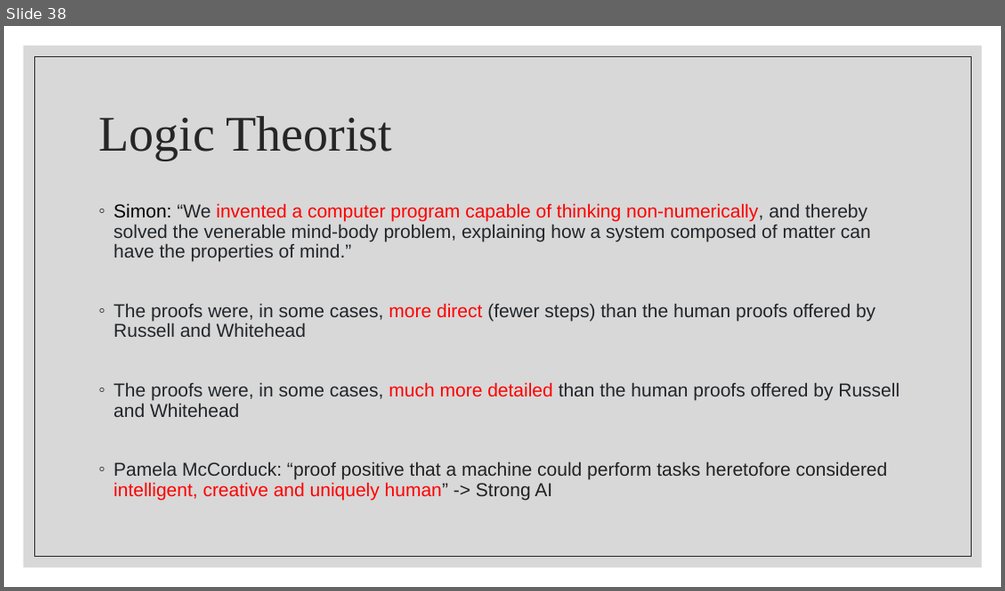
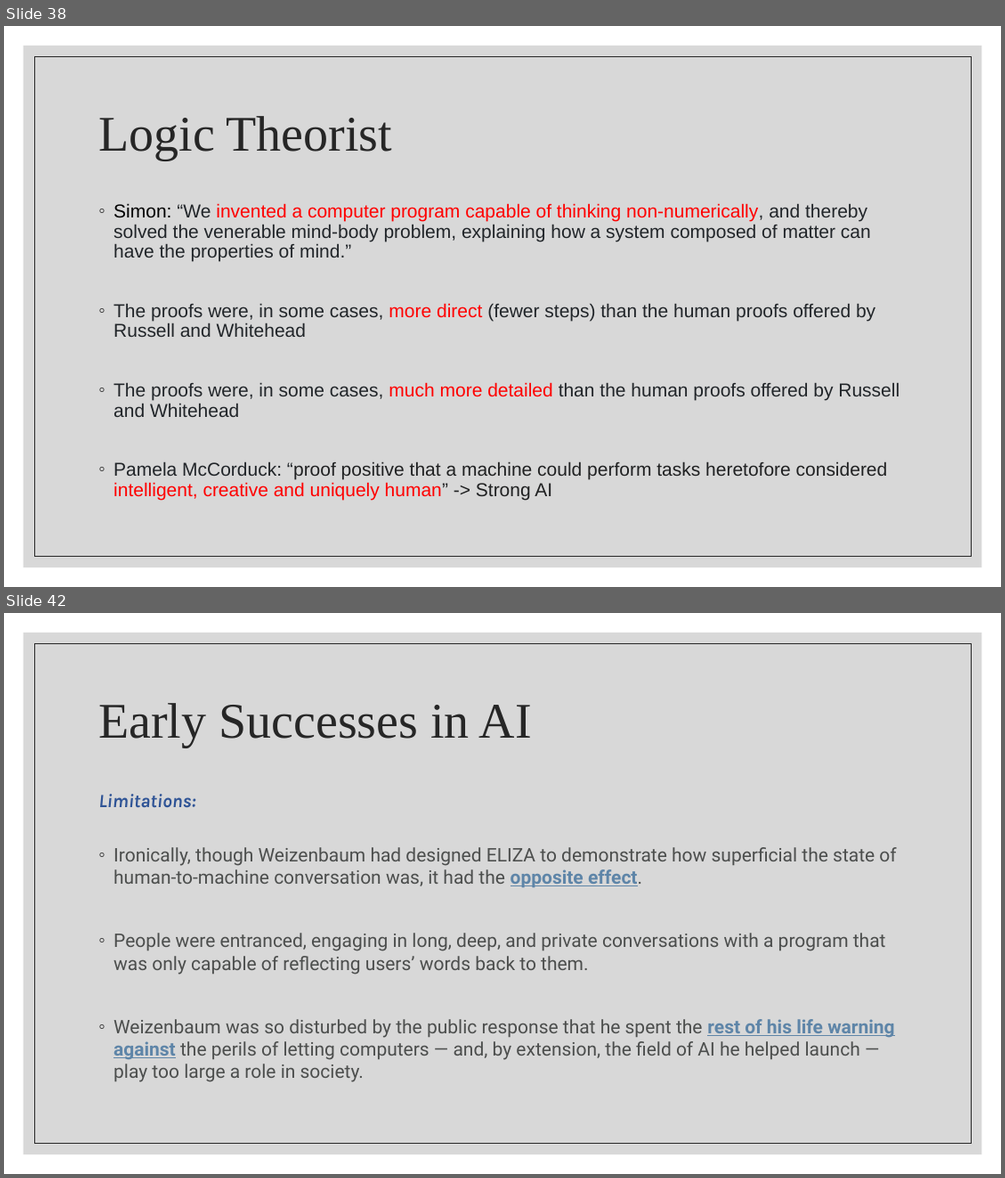
Before and after one commit to wutmeownow/phys441, a slide deck: JupyterNotebooks/LLS/Lecture3.pptx. Shown one above the other, each under a label of ours: slide 38 before the commit, slides 38 and 42 after it; the slides between them are not shown. The pictures are 1005x591 and 1005x1178 pixels, drawn with LibreOffice and Linux fonts; fonts in the diff are those of the drawing. Boxes give left, top, right and bottom in pixels: in the first picture for what was removed or moved away, otherwise in the second. Text is boxed around its words. In the diff, an @@ line names an element or a change of style, - is before the commit and + after.

```diff
--- a/JupyterNotebooks/LLS/Lecture3.pptx
+++ b/JupyterNotebooks/LLS/Lecture3.pptx
@@ slide 42 added at (x1=4, y1=613, x2=1001, y2=1174), background #FFFFFF; not listed: 2 template elements that a slide beside it also shows @@
@@ title added at (x1=98, y1=703, x2=532, y2=747), 48 pt, text #262626 @@
+Early Successes in AI
@@ text added at (x1=98, y1=794, x2=896, y2=1082), 18 pt, text #4C4E4D @@
+Limitations:
+◦ Ironically, though Weizenbaum had designed ELIZA to demonstrate how superficial the state of human-to-machine conversation was, it had the opposite effect.
+◦ People were entranced, engaging in long, deep, and private conversations with a program that was only capable of reflecting users’ words back to them.
+◦ Weizenbaum was so disturbed by the public response that he spent the rest of his life warning against the perils of letting computers — and, by extension, the field of AI he helped launch — play too large a role in society.
```
Also in this commit, not shown: 4 other slides added, 1 other file.
